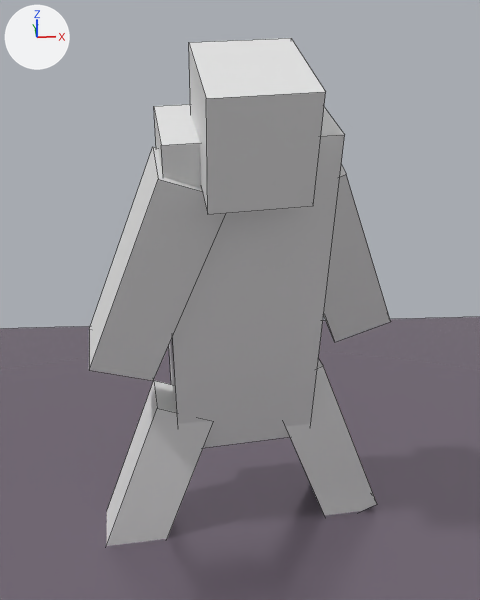
Renders of the Blender file Hand Waver/Hand Waver S1.blend from each side of a commit.
Rendered twice from a camera (50 mm lens) standing at (-0.19, -5.2, 4.46) and looking at (0.1, -0.41, 2.54). Lighting does not change. The marker at upper left points along +X, +Y and +Z. Both versions are drawn at frame 13 of the action 'HeadAction'; the numbers are the values there. Mesh edges are drawn as thin lines.

Before the edit, the objects in view are built like this:
```python
me_cube_002 = bpy.data.meshes.new('Cube.002')
me_cube_002.from_pydata(...)  # a box spanning x -1.0..1.0, y -1.0..1.0, z -1.0..1.0
me_cube_003 = bpy.data.meshes.new('Cube.003')
me_cube_003.from_pydata(...)  # a box spanning x -1.0..1.0, y -1.0..1.0, z -1.0..1.0
me_cube_006 = bpy.data.meshes.new('Cube.006')
me_cube_006.from_pydata(...)  # a box spanning x -1.0..1.0, y -1.0..1.0, z -1.0..1.0
ob_head = bpy.data.objects.new('Head', me_cube_006)
ob_head.location = (0.137, -0.965, 3.935)
ob_head.rotation_euler = (0.0401, 0.337, -1.445)  # degrees (2.3, 19, -83)
ob_head.scale = (0.406, 0.329, 0.368)
ob_yarm = bpy.data.objects.new('yArm', me_cube_002)
ob_yarm.location = (0.826, -0.268, 2.901)
ob_yarm.rotation_euler = (0.426, 0.398, -1.444)  # degrees (24, 23, -83)
ob_yarm.scale = (0.24, 0.248, 0.816)
ob_yarm_1 = bpy.data.objects.new('-yArm', me_cube_003)
ob_yarm_1.location = (-0.537, -0.632, 2.864)
ob_yarm_1.rotation_euler = (-0.344, 0.267, -1.449)  # degrees (-20, 15, -83)
ob_yarm_1.scale = (0.24, 0.248, 0.816)
# also in view: 'yLeg' at (0.86, 0.01, 1.0); '-yLeg' at (-0.66, -0.21, 0.77); 'Ground' at (0.0, 0.0, 0.0); 'Body' at (0.12, -0.34, 2.58)
```
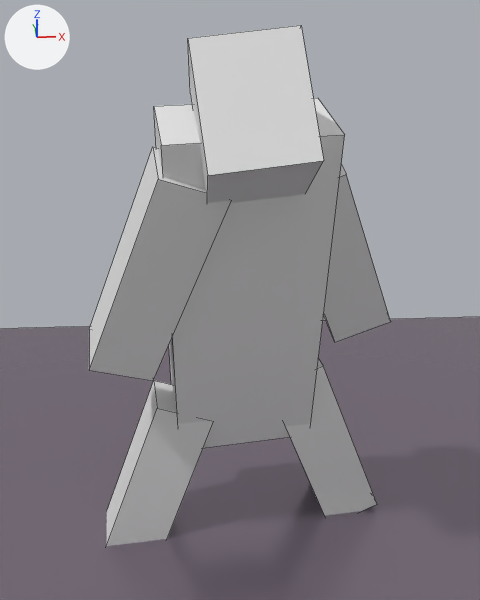
The change, as a diff of the scene's bpy script:
```diff
--- a/Hand Waver/Hand Waver S1.blend.py
+++ b/Hand Waver/Hand Waver S1.blend.py
@@ ob_head @@
 ob_head.location = (0.137, -0.965, 3.935)
-ob_head.rotation_euler = (0.0401, 0.337, -1.445)  # degrees (2.3, 19, -83)
+ob_head.rotation_euler = (0.211, 1.057, -1.328)  # degrees (12, 61, -76)
 ob_head.scale = (0.406, 0.329, 0.368)
```

Changed parts and their boxes [x1, y1, x2, y2] in the pictures (480 x 600 px):
'Head', turned: before [189, 38, 326, 214]; after [188, 25, 324, 203]
